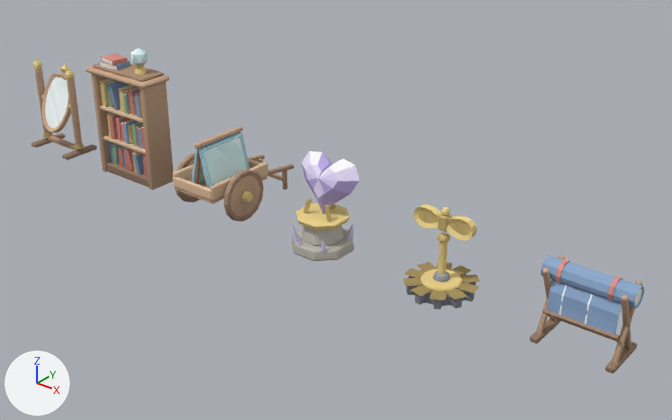
A saved change to the Blender file art/blender/act3-props/act3-props.blend.
Before and after are seen from a 50 mm lens placed at (8.64, -10.82, 4.72), pointed at (2.88, -3.62, 0.25). Arrows for +X, +Y and +Z are at lower left; the lights stay in place. The first picture is the older version. The same objects are shown in both versions, whatever each file hides.

The older version as bpy lines, for what is in view:
```python
ob_blueprint = bpy.data.objects.new('blueprint', me_blueprint)
ob_blueprint.location = (6.0, -4.0, 0.0)
ob_bookshelf = bpy.data.objects.new('bookshelf', me_bookshelf)
ob_bookshelf.location = (0.0, -4.0, 0.0)
ob_crystal_heart = bpy.data.objects.new('crystal-heart', me_crystal_heart)
ob_crystal_heart.location = (3.0, -4.0, 0.0)
ob_glass_cart = bpy.data.objects.new('glass-cart', me_glass_cart)
ob_glass_cart.location = (1.5, -4.0, 0.0)
ob_mirror = bpy.data.objects.new('mirror', me_mirror)
ob_mirror.location = (-1.5, -4.0, 0.0)
ob_wind_up_key = bpy.data.objects.new('wind-up-key', me_wind_up_key)
ob_wind_up_key.location = (4.5, -4.0, 0.0)
```
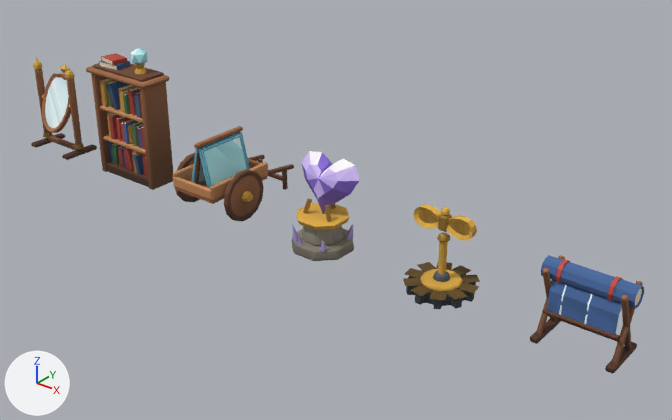
Pixel boxes [x1, y1, x2, y2] of what changed, in the pictures (672 x 420 px):
part 1 of me_mirror, recoloured (beige to brown): [35, 69, 84, 150] in both
part 2 of me_mirror, recoloured: [33, 56, 75, 128] in both
part 3 of me_mirror, recoloured (darker): [31, 133, 97, 160] in both
part 4 of me_mirror, recoloured: [37, 68, 74, 133] in both
part 5 of me_bookshelf, recoloured (darker): [86, 48, 173, 190] in both
part 6 of me_glass_cart, recoloured (beige to brown): [173, 126, 294, 216] in both
part 7 of me_glass_cart, recoloured: [178, 156, 294, 222] in both
part 8 of me_glass_cart, recoloured: [191, 132, 250, 188] in both
part 9 of me_crystal_heart, recoloured (yellow to brown): [296, 198, 349, 237] in both
part 10 of me_crystal_heart, recoloured (pale blue to purple): [292, 151, 359, 252] in both
part 11 of me_crystal_heart, recoloured (darker): [301, 153, 359, 241] in both
part 12 of me_crystal_heart, recoloured (darker): [292, 225, 354, 261] in both
part 13 of me_wind_up_key, recoloured (yellow to brown): [419, 211, 469, 287] in both
part 14 of me_wind_up_key, recoloured (darker): [403, 262, 480, 309] in both
part 15 of me_wind_up_key, recoloured (yellow to orange): [414, 204, 477, 291] in both
part 16 of me_blueprint, recoloured (darker): [541, 255, 644, 335] in both
part 17 of me_blueprint, recoloured: [536, 255, 643, 363] in both
part 18 of me_blueprint, recoloured: [530, 312, 637, 374] in both

What changed in the scene script:
```text
Change me_mirror:
    where me_mirror.from_pydata(...)  # 456 vertices, 404 faces; spans x -0.4..0.4, y -0.25..0.25, z 0.0..1.205
    me_mirror part 1: 114 faces centred in x -0.393..0.393, y -0.181..0.163, z 0.07..1.036 are repainted in the vertex colours; the middle colour goes from beige #b99a7c to brown #7b5333
    me_mirror part 2: 106 faces centred in x -0.389..0.389, y -0.096..0.197, z 0.463..1.158 are repainted in the vertex colours; the middle colour goes from yellow #ebd28a to orange #d5a540
    me_mirror part 3: 87 faces centred in x -0.395..0.395, y -0.25..0.25, z 0.0..0.647 are repainted in the vertex colours; the middle colour goes from brown #957961 to brown #4c311e
    me_mirror part 4: 97 faces centred in x -0.38..0.38, y -0.165..0.181, z 0.15..1.135 are repainted in the vertex colours; the middle colour goes from beige #cfaf85 to brown #9f6e3c
Change me_bookshelf:
    where me_bookshelf.from_pydata(...)  # 616 vertices, 558 faces; spans x -0.53..0.53, y -0.22..0.2, z 0.0..1.69
    me_bookshelf part 5: 557 faces centred in x -0.53..0.53, y -0.22..0.2, z 0.0..1.65 are repainted in the vertex colours, in many colours
Change me_glass_cart:
    where me_glass_cart.from_pydata(...)  # 734 vertices, 704 faces; spans x -0.49..0.49, y -0.465..0.969, z 0.0..0.915
    me_glass_cart part 6: 352 faces centred in x -0.49..0.49, y -0.465..0.965, z 0.15..0.915 are repainted in the vertex colours; the middle colour goes from beige #b59478 to brown #764c30
    me_glass_cart part 7: 203 faces centred in x -0.428..0.428, y -0.335..0.967, z 0.0..0.628 are repainted in the vertex colours; the middle colour goes from brown #967a63 to brown #4e3120
    me_glass_cart part 8: 149 faces centred in x -0.205..0.201, y -0.34..0.33, z 0.366..0.859 are repainted in the vertex colours; the middle colour goes from cyan #abdae5 to cyan #68b2c8
Change me_crystal_heart:
    where me_crystal_heart.from_pydata(...)  # 302 vertices, 360 faces; spans x -0.39..0.39, y -0.328..0.328, z 0.0..1.003
    me_crystal_heart part 9: 132 faces centred in x -0.269..0.269, y -0.269..0.269, z 0.22..0.554 are repainted in the vertex colours; the middle colour goes from yellow #cfb875 to brown #9f7b2d
    me_crystal_heart part 10: 83 faces centred in x -0.304..0.304, y -0.299..0.265, z 0.146..0.962 are repainted in the vertex colours; the middle colour goes from pale blue #ddd3f4 to purple #b7a6e6
    me_crystal_heart part 11: 54 faces centred in x -0.304..0.304, y -0.278..0.255, z 0.11..0.948 are repainted in the vertex colours; the middle colour goes from purple #b8a8dc to purple #7a64b7
    me_crystal_heart part 12: 91 faces centred in x -0.32..0.32, y -0.32..0.32, z 0.0..0.39 are repainted in the vertex colours; the middle colour goes from grey #b1aaa1 to brown #70665b
Change me_wind_up_key:
    where me_wind_up_key.from_pydata(...)  # 554 vertices, 618 faces; spans x -0.376..0.376, y -0.376..0.376, z 0.0..0.915
    me_wind_up_key part 13: 233 faces centred in x -0.331..0.331, y -0.331..0.331, z 0.106..0.845 are repainted in the vertex colours; the middle colour goes from yellow #c7af6e to brown #916d28
    me_wind_up_key part 14: 239 faces centred in x -0.334..0.334, y -0.334..0.334, z 0.0..0.21 are repainted in the vertex colours; the middle colour goes from grey #8b8e92 to dark grey #424549
    me_wind_up_key part 15: 146 faces centred in x -0.322..0.322, y -0.207..0.207, z 0.125..0.909 are repainted in the vertex colours; the middle colour goes from yellow #e5cc85 to orange #c89b3c
Change me_blueprint:
    where me_blueprint.from_pydata(...)  # 372 vertices, 356 faces; spans x -0.43..0.43, y -0.25..0.25, z -0.002..0.767
    me_blueprint part 16: 142 faces centred in x -0.424..0.424, y -0.126..0.09, z 0.3..0.755 are repainted in the vertex colours; the middle colour goes from blue #86a1c4 to blue #3d5b8c
    me_blueprint part 17: 104 faces centred in x -0.385..0.385, y -0.175..0.175, z 0.2..0.767 are repainted in the vertex colours; the middle colour goes from beige #c79383 to red #924a3a
    me_blueprint part 18: 110 faces centred in x -0.4..0.4, y -0.25..0.25, z 0.0..0.3 are repainted in the vertex colours; the middle colour goes from brown #957962 to brown #4c311f
```
